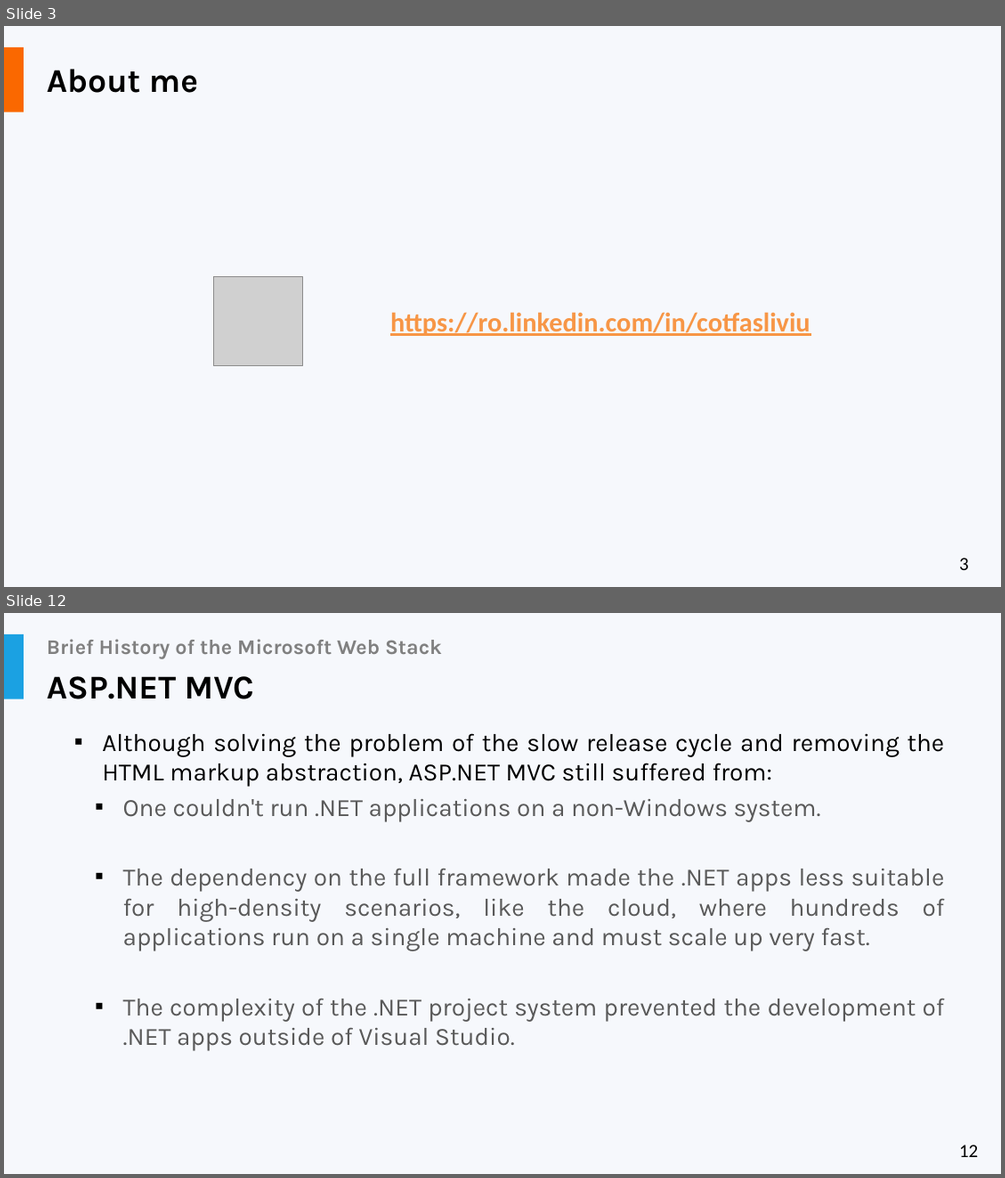
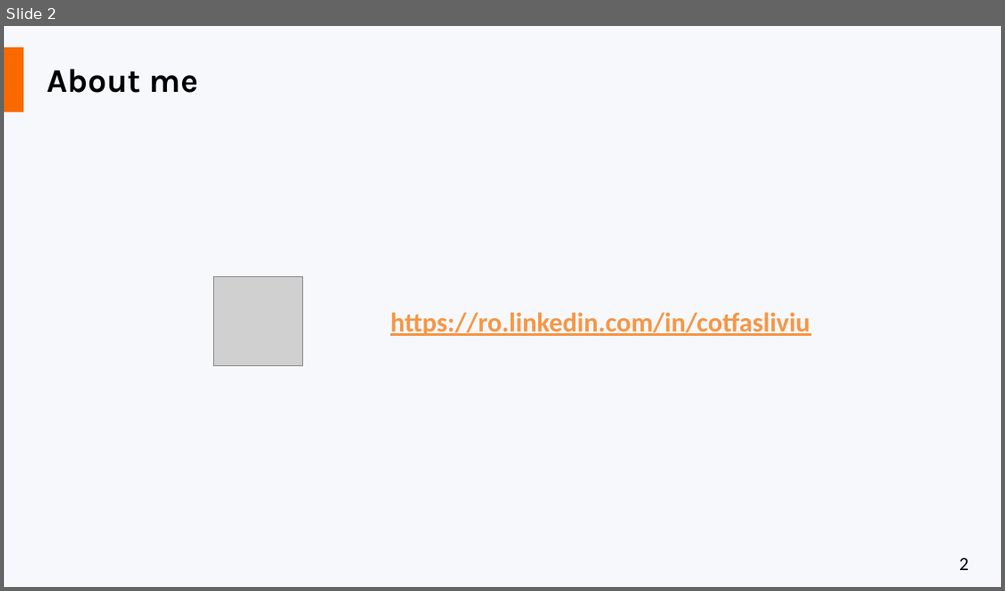
Before and after one commit to liviucotfas/ase-web-and-cloud-applications-security, a slide deck: Presentation Microsoft Azure.pptx. Shown one above the other, each under a label of ours: slides 3 and 12 before the commit, slide 2 after it; the slides between them are not shown. The pictures are 1005x1178 and 1005x591 pixels, drawn with LibreOffice and Linux fonts; fonts in the diff are those of the drawing; grey boxes stand for pictures. Boxes give left, top, right and bottom in pixels: in the first picture for what was removed or moved away, otherwise in the second. Text is boxed around its words. In the diff, an @@ line names an element or a change of style, - is before the commit and + after.

Commit message:
Updated presentation

```diff
--- a/Presentation Microsoft Azure.pptx
+++ b/Presentation Microsoft Azure.pptx
@@ slide 12 removed at [4, 613, 1001, 1174], background #F6F8FC; not listed: 1 template element that a slide beside it also shows @@
@@ rectangle removed at [4, 634, 24, 699] @@
@@ title removed at [47, 639, 442, 658] @@
-Brief History of the Microsoft Web Stack
@@ text removed at [47, 676, 254, 699] @@
-ASP.NET MVC
@@ text removed at [102, 733, 945, 1051] @@
-▪ Although solving the problem of the slow release cycle and removing the HTML markup abstraction, ASP.NET MVC still suffered from:
-  ▪ One couldn't run .NET applications on a non-Windows system.
-  ▪ The dependency on the full framework made the .NET apps less suitable for high-density scenarios, like the cloud, where hundreds of applications run on a single machine and must scale up very fast.
-  ▪ The complexity of the .NET project system prevented the development of .NET apps outside of Visual Studio.
@@ what was slide 3 is now slide 2 @@
@@ page number at [959, 557, 969, 570]: text changed @@
-3
+2
```
Also in this commit, not shown: 9 slides added, 73 other slides removed.
